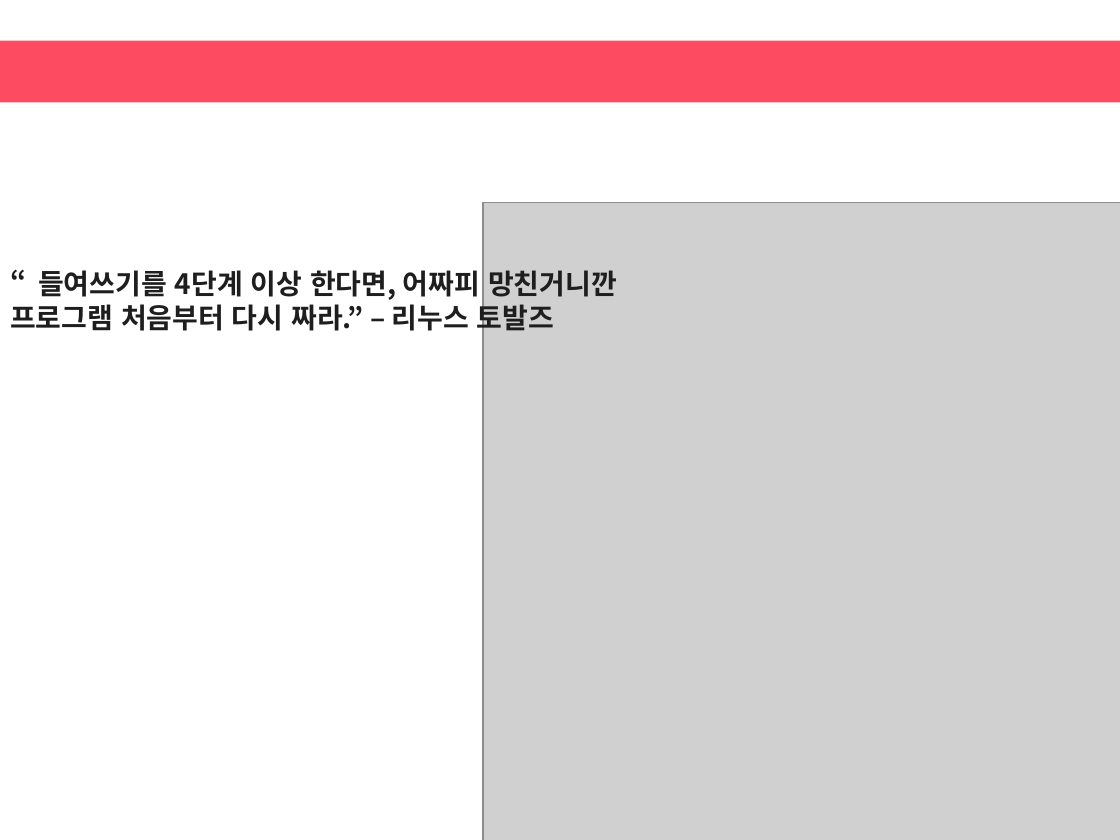
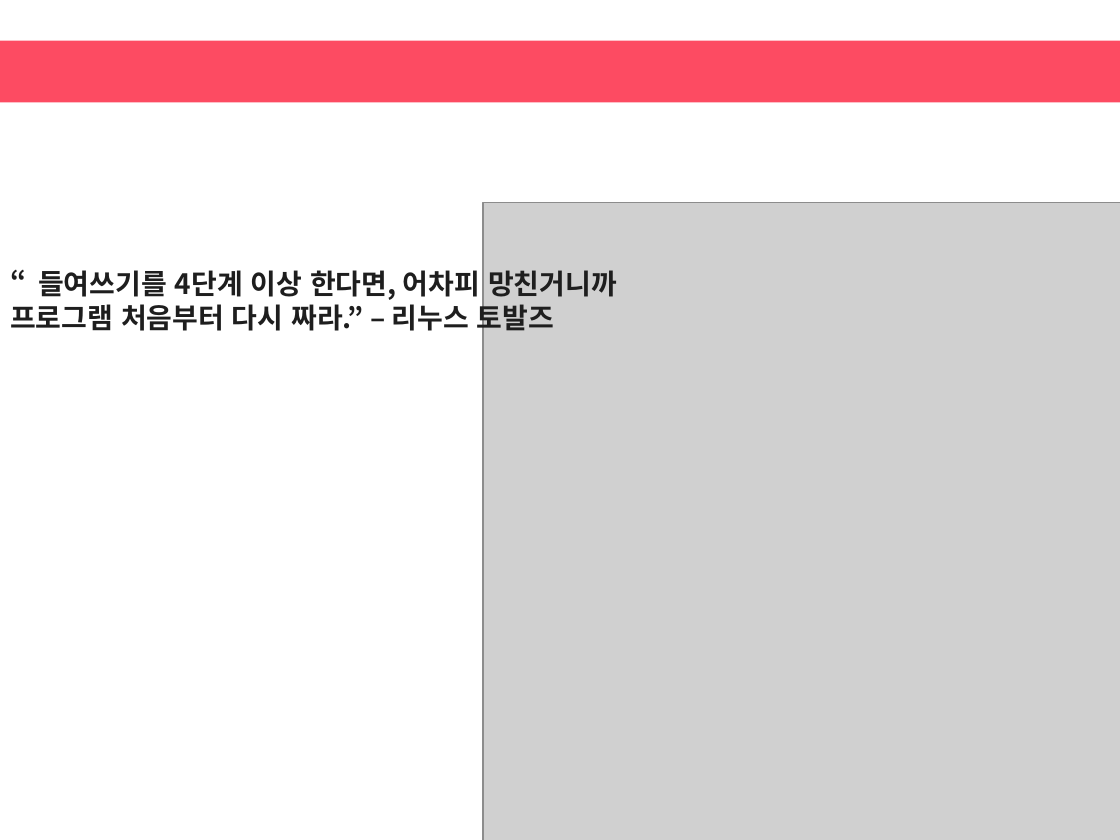
Before and after one commit to JoDongHyuen/KNUCS-20202-Team1, a slide deck: slide 12 of 발표자료/시스템프로그래밍_팀프로젝트_1조.pptx. Drawn at 1120x840 pixels with LibreOffice and Linux fonts; fonts in the diff are those of the drawing; grey boxes stand for pictures. Boxes give left, top, right and bottom in pixels: in the first picture for what was removed or moved away, otherwise in the second. Text is boxed around its words. In the diff, an @@ line names an element or a change of style, - is before the commit and + after.

```diff
--- a/발표자료/시스템프로그래밍_팀프로젝트_1조.pptx
+++ b/발표자료/시스템프로그래밍_팀프로젝트_1조.pptx
@@ text at (10, 270, 617, 336): text changed @@
-“들여쓰기를 4단계 이상 한다면, 어짜피 망친거니깐 프로그램 처음부터 다시 짜라.” – 리누스 토발즈
+“들여쓰기를 4단계 이상 한다면, 어차피 망친거니까 프로그램 처음부터 다시 짜라.” – 리누스 토발즈
```
